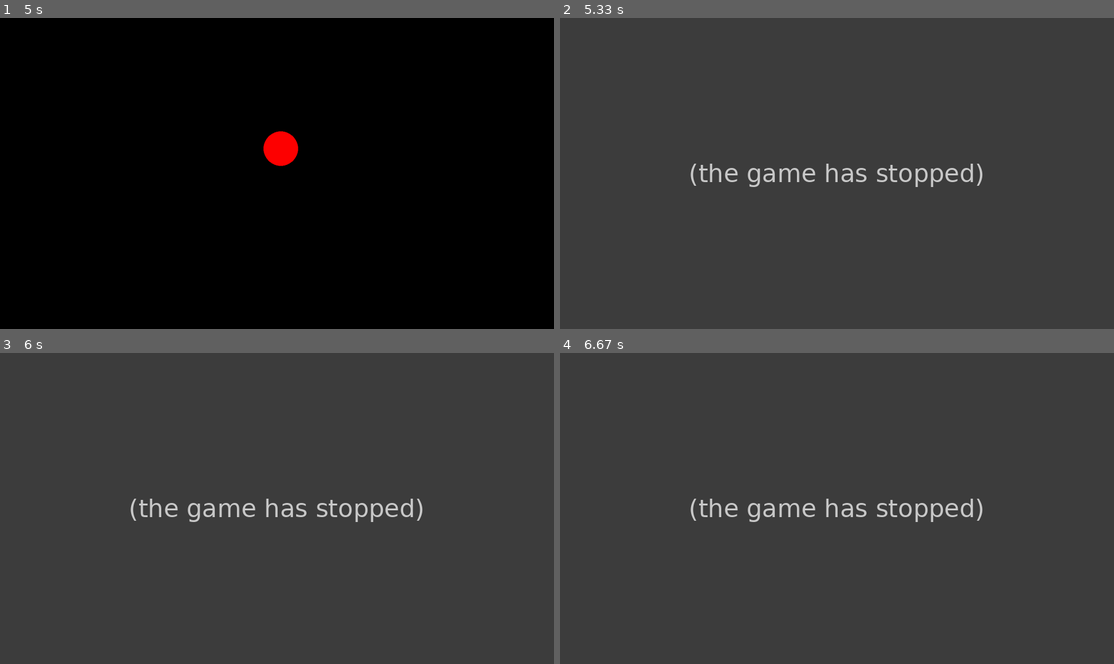
Above: before the commit, frames 1-4 (two rows, left to right).
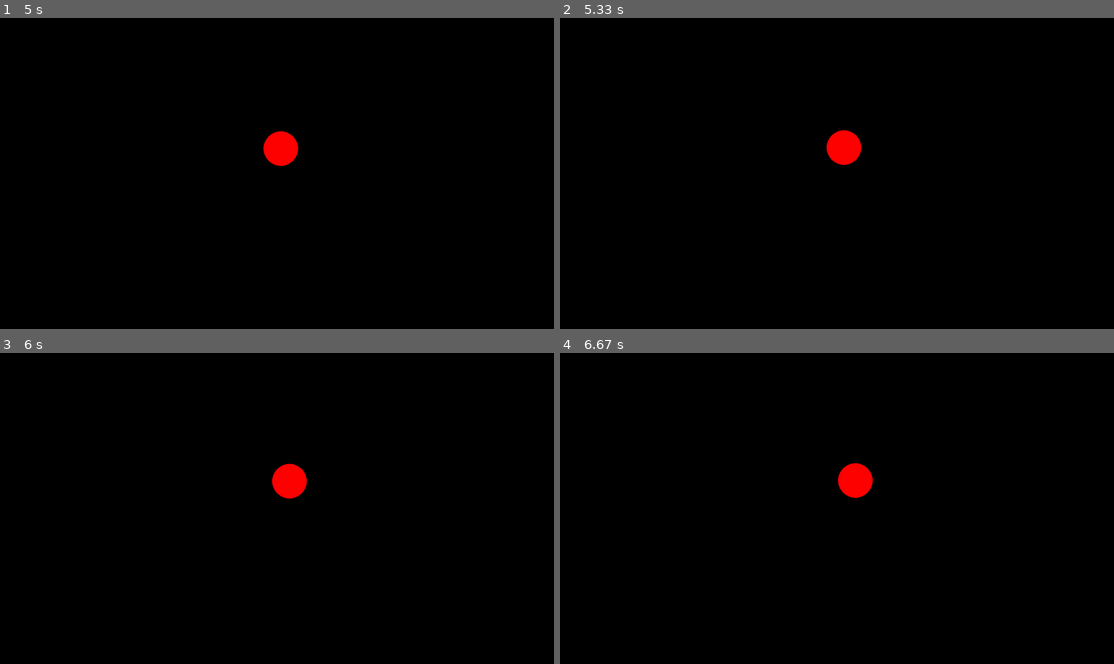
Above: after the commit, the same moments.

Repository: MestreLion/rainballs
Game: pygame game, started from rainballs.py
Two runs of this game, one before a commit and one after it. Both use one fixed random seed, a clock stepped at 60 frames per second and the inputs below. The source is Python 2; it was converted automatically to run under Python 3.
Inputs:
- Up to frame 1 (5 s): tap Space at 0.33, 0.73, 1.03, 1.23, 1.77, 2.32, 3.07, 4.95 s; tap Enter at 3.88 s
- Up to frame 2 (5.33 s): tap Space at 5.25 s
- Up to frame 3 (6 s): tap Space at 5.38, 5.78 s
- Up to frame 4 (6.67 s): tap Space at 6.12, 6.45 s

Frame 1 is identical in both runs. In frame 2, 100% of the frame differs, in the area x 0-100%, y 0-100%; in frame 3, 100%; in frame 4, 100%.
Before the commit the program exited at 5.27 s; later frames show no game.

Commit message:
a few refinements and corner-case bugfixes

Diff:
--- a/rainballs.py
+++ b/rainballs.py
@@ -29,7 +29,7 @@
 
 
 # General options
-BENCHMARK = True
+BENCHMARK = False
 FULLSCREEN = False
 DEBUG = False
 AUTOPLAY = True
@@ -84,14 +84,14 @@
 
 
 class Ball(pygame.sprite.Sprite):
-    def __init__(self, color=WHITE, radius=10, position=None, velocity=None, density=1):
+    def __init__(self, color=WHITE, radius=10, position=[], velocity=[], density=1):
         super(Ball, self).__init__()
 
         # Basic properties
         self.color = color
         self.radius = radius
-        self.position = position[:] or [0, 0]
-        self.velocity = velocity[:] or [0, 0]
+        self.position = list(position) or [0, 0]
+        self.velocity = list(velocity) or [0, 0]
         self.density = density
 
         # Derived properties
@@ -105,6 +105,7 @@
         self.rect = self.image.get_rect()
         self.rect.x = int(self.position[0])
         self.rect.y = int(self.position[1])
+        self.image.fill(BG_COLOR)
         pygame.draw.circle(self.image, color, 2*(self.radius,), self.radius)
 
 
@@ -181,7 +182,6 @@
     # Soon to be replaced by a proper argparse
     args = Args(fullscreen=FULLSCREEN, benchmark=BENCHMARK, debug=DEBUG)
 
-
     pygame.init()
     pygame.display.set_caption("Rain Balls")
 
@@ -189,12 +189,11 @@
     size = SCREEN_SIZE
     if args.fullscreen:
         flags = pygame.FULLSCREEN | pygame.HWSURFACE | pygame.DOUBLEBUF
-        size = (pygame.display.Info().current_w,
-                pygame.display.Info().current_h)
+        size = (0, 0)  # current desktop resolution
         pygame.mouse.set_visible(False)
     screen = pygame.display.set_mode(size, flags)
 
-    background = pygame.Surface(screen.get_size()).convert()
+    background = pygame.Surface(screen.get_size())
     background.fill(BG_COLOR)
     screen.blit(background, (0,0))
 
@@ -234,11 +233,11 @@
                 elif event.key in [pygame.K_RETURN, pygame.K_KP_ENTER]:
                     play = not play
                     if not play:
-                        ball.printdata("Paused")
+                        balls.sprites()[0].printdata("Paused")
                 elif event.key == pygame.K_SPACE:
                     if play:
                         play = False
-                        ball.printdata("Paused")
+                        balls.sprites()[0].printdata("Paused")
                     else:
                         play = step = True
                 elif event.key == pygame.K_ESCAPE:
@@ -263,11 +262,11 @@
 
             if step:
                 play = step = False
-                ball.printdata("Frame")
+                balls.sprites()[0].printdata("Frame")
 
         elapsed = clock.tick(FPS)
 
-    if args.benchmark:
+    if args.benchmark and fpslist :
         def printtimes(name, times, limit, lowerisbetter=False):
             fail = sum(1 for x in times if (x<limit if lowerisbetter else x>limit))
             total = len(times)
